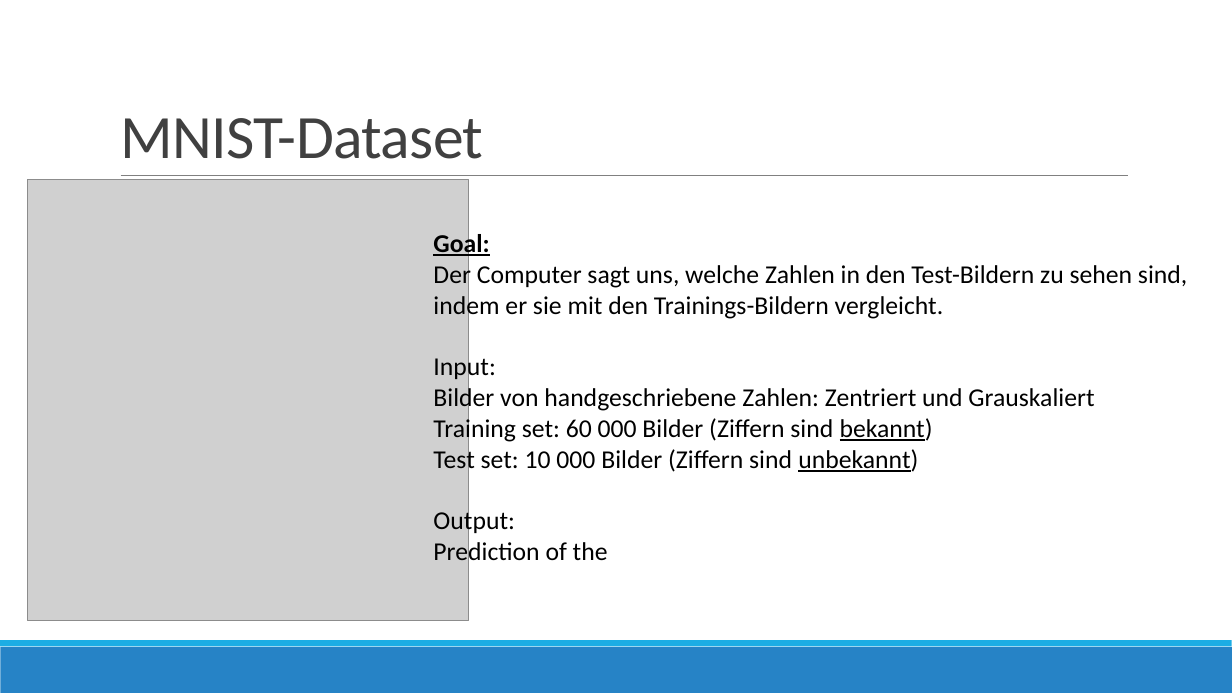
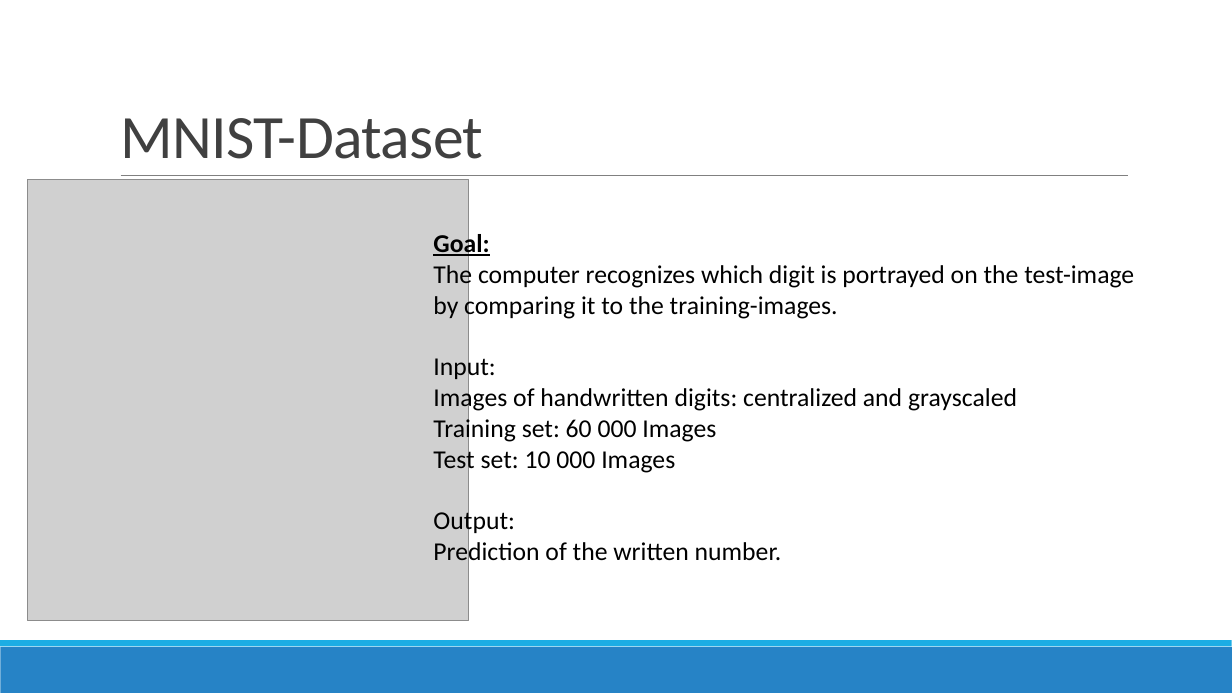
Before and after one commit to datascience-mobi/project-03-group-01, a slide deck: slide 2 of Vortrag1.pptx. Drawn at 1232x693 pixels with LibreOffice and Linux fonts; fonts in the diff are those of the drawing; grey boxes stand for pictures. Boxes give left, top, right and bottom in pixels: in the first picture for what was removed or moved away, otherwise in the second. Text is boxed around its words. In the diff, an @@ line names an element or a change of style, - is before the commit and + after.

```diff
--- a/Vortrag1.pptx
+++ b/Vortrag1.pptx
@@ text at (433, 262, 1134, 320): text changed @@
-Der Computer sagt uns, welche Zahlen in den Test-Bildern zu sehen sind,
-indem er sie mit den Trainings-Bildern vergleicht.
+The computer recognizes which digit is portrayed on the test-image
+by comparing it to the training-images.
@@ text at (433, 385, 1017, 474): text changed @@
-Bilder von handgeschriebene Zahlen: Zentriert und Grauskaliert
-Training set: 60 000 Bilder (Ziffern sind bekannt)
-Test set: 10 000 Bilder (Ziffern sind unbekannt)
+Images of handwritten digits: centralized and grayscaled
+Training set: 60 000 Images
+Test set: 10 000 Images
@@ text at (433, 539, 782, 566): text changed @@
-Prediction of the
+Prediction of the written number.
```
Also in this commit, not shown: 2 other slides changed, 3 slides added, 3 slides removed.
